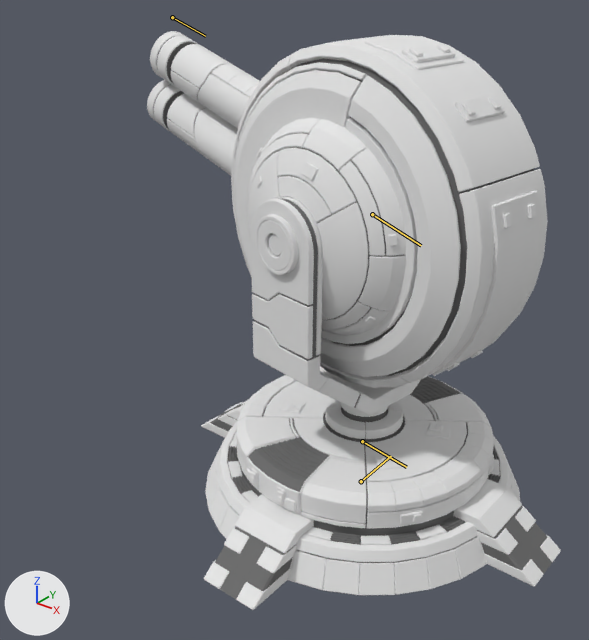
One commit to the Blender file Turret_rig_START_mio.blend: the scene before it, then after it.
Rendered twice from a 50 mm camera at (6.51, -10.05, 8.98) aimed at (-0.6, -1.16, 3.47). The axes (+X, +Y, +Z) are drawn at lower left. The lights are the same throughout. Both versions are drawn at frame 102 of the action 'ArmatureAction'; the numbers are the values there. The bones that bend it are drawn over the model as lines.

In view in the first picture: 'Turret_barrel_GEO', 'Turret_base_GEO', 'Turret_body_GEO', 'Turret_footing_GEO'.
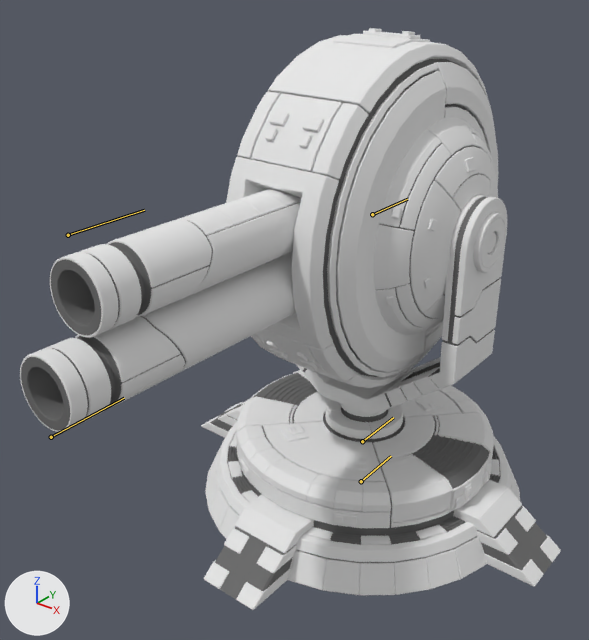
Where the change shows, as pixel boxes (x1, y1, x2, y2) in the pictures (589 x 640 px):
'Turret_body_GEO', posed (14% narrower)
    before: (231, 35, 548, 388)
    after: (226, 28, 498, 388)
'Turret_base_GEO', posed
    before: (237, 196, 494, 529)
    after: (236, 195, 507, 528)
'Turret_barrel_GEO', posed
    before: (147, 31, 260, 175)
    after: (20, 252, 296, 432)
'Turret_barrel_GEO.001', now drawn
    after: (50, 189, 301, 337)
    faces in mat_lighter (white #e7e7e7): (50, 189, 301, 337)
    faces in mat_darker (grey #6f6f6f): (51, 202, 300, 336)

The change in detail:
Bone 'Aim' (bone_aim) moves from (-26.61, 30.23, 5.97) to (0.0, 0.0, 0.0).
